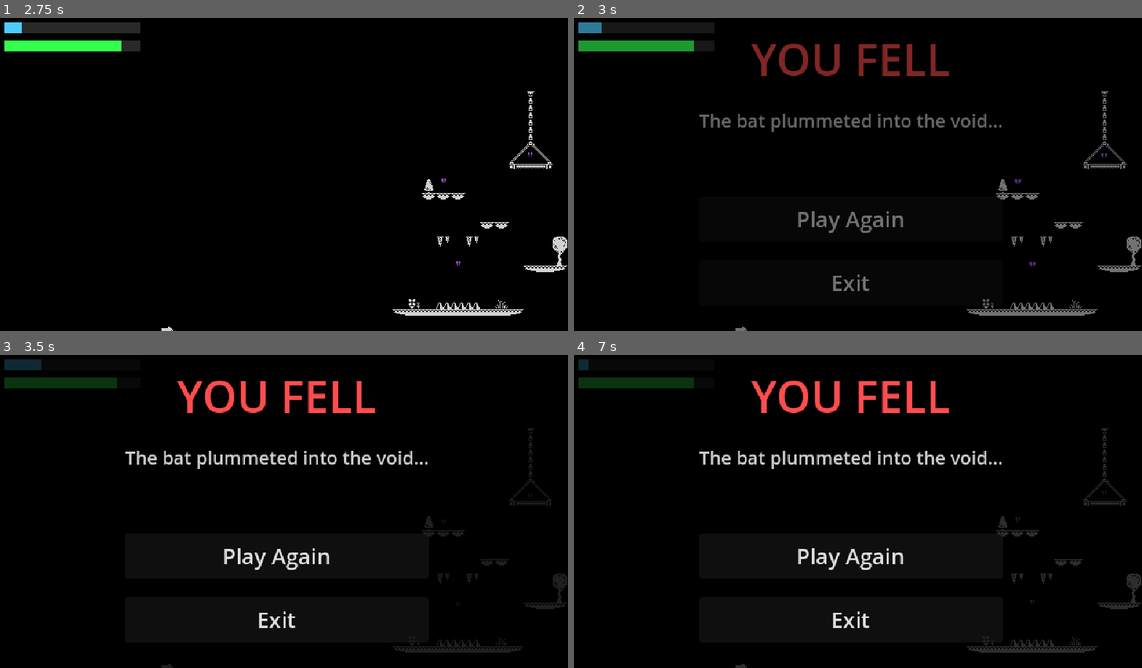
Above: before the commit, frames 1-4 (two rows, left to right).
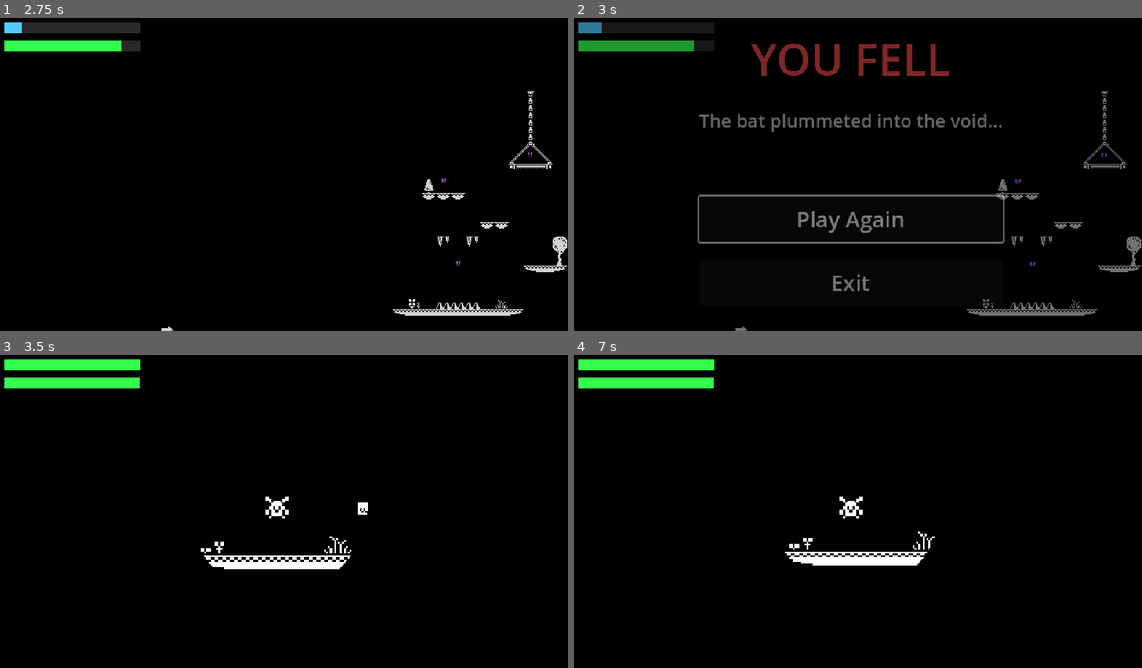
Above: after the commit, the same moments.

Repository: ColeoCofer/Game-Off-2025
Game: Godot game, scene res://Levels/level-1.tscn
Same seed, same stepped clock (60 frames per second), same inputs: the game is played once before the commit and once after it.
Inputs (mouse positions are in pixels of both pictures, inside the frame that each line leads up to):
- Up to frame 1 (2.75 s): tap Enter (ui_accept) at 0.5, 0.6, 1.55, 2 s; hold D (right) 0.53-2.03 s; tap Space (jump) at 0.77, 0.8, 1.07, 1.35, 1.52, 1.82, 2.3 s; hold A (left) from 2.03 s (still down); tap E (echolocate) at 2.1 s
- Up to frame 2 (3 s): release A (left) at 2.78 s; hold D (right) from 2.78 s (still down); tap Shift (run) at 2.85 s
- Up to frame 3 (3.5 s): keep holding D (right); tap Space (jump) at 3.02, 3.32 s; tap Enter (ui_accept) at 3.05 s
- Up to frame 4 (7 s): release D (right) at 3.5 s; click (852, 555) at 3.5 s, where only the run before the commit has a clickable "Play Again"; hold D (right) 4.28-5.03 s; tap Enter (ui_accept) at 4.35, 5.1, 5.75, 6.5, 6.8 s; tap Space (jump) at 4.52, 4.55, 4.82, 5.27, 5.57, 5.85, 6.77 s; hold A (left) 5.03-5.78 s; hold D (right) 5.78-6.53 s; hold A (left) from 6.53 s (still down); tap E (echolocate) at 6.6 s

Frame 1 is identical in both runs. In frame 2, 0.8% of the frame differs, in the area x 21-76%, y 56-73%; in frame 3, 6.7%, in the area x 0-100%, y 1-100%; in frame 4, 6.5%.

Commit message:
Controller support yeet

Diff:
--- a/game-off-2025/Entities/Player/EcholocationManager.gd
+++ b/game-off-2025/Entities/Player/EcholocationManager.gd
@@ -7,7 +7,7 @@
 @onready var echo_audio: AudioStreamPlayer = player.get_node("EchoAudioPlayer")
 
 # Vision settings
-@export var vision_radius: float = 75.0
+@export var vision_radius: float = 75.
 @export var vision_fade_distance: float = 40.0  # How gradually the vision fades (higher = more gradual)
 @export var darkness_intensity: float = 0.95
 
--- a/game-off-2025/UI/DeathMenu.gd
+++ b/game-off-2025/UI/DeathMenu.gd
@@ -8,18 +8,24 @@
 
 var title_label: Label
 var subtitle_label: Label
+var play_again_button: Button
+var exit_button: Button
+var current_button_index: int = 0
 
 func _ready():
 	# Start invisible
 	modulate.a = 0.0
 	visible = false
 
-	# Get references to labels
+	# Get references to labels and buttons
 	title_label = get_node("CenterContainer/VBoxContainer/TitleLabel")
 	subtitle_label = get_node("CenterContainer/VBoxContainer/SubtitleLabel")
+	play_again_button = get_node("CenterContainer/VBoxContainer/PlayAgainButton")
+	exit_button = get_node("CenterContainer/VBoxContainer/ExitButton")
 
 func show_menu(death_reason: String = "starvation"):
 	visible = true
+	current_button_index = 0
 
 	# Death texts lmao
 	match death_reason:
@@ -32,6 +38,9 @@
 		_:
 			title_label.text = "YOU DIED"
 			subtitle_label.text = "The bat has perished..."
+
+	# Set initial button focus
+	_update_button_focus()
 
 	# Fade in the menu
 	var tween = create_tween()
@@ -54,3 +63,35 @@
 	exit_pressed.emit()
 	# Quit the game
 	get_tree().quit()
+
+func _input(event):
+	# Only handle input when menu is visible
+	if not visible or modulate.a < 0.9:
+		return
+
+	# Navigate between buttons with up/down or W/S
+	if Input.is_action_just_pressed("ui_down") or Input.is_action_just_pressed("down"):
+		current_button_index = (current_button_index + 1) % 2
+		_update_button_focus()
+		get_viewport().set_input_as_handled()
+	elif Input.is_action_just_pressed("ui_up") or Input.is_action_just_pressed("up"):
+		current_button_index = (current_button_index - 1) % 2
+		_update_button_focus()
+		get_viewport().set_input_as_handled()
+
+	# Select button with space, enter, or controller A button
+	elif Input.is_action_just_pressed("ui_accept") or Input.is_action_just_pressed("jump"):
+		_activate_current_button()
+		get_viewport().set_input_as_handled()
+
+func _update_button_focus():
+	if current_button_index == 0:
+		play_again_button.grab_focus()
+	else:
+		exit_button.grab_focus()
+
+func _activate_current_button():
+	if current_button_index == 0:
+		_on_play_again_button_pressed()
+	else:
+		_on_exit_button_pressed()
--- a/game-off-2025/project.godot
+++ b/game-off-2025/project.godot
@@ -29,36 +29,70 @@
 left={
 "deadzone": 0.2,
 "events": [Object(InputEventKey,"resource_local_to_scene":false,"resource_name":"","device":-1,"window_id":0,"alt_press …(191 unchanged characters)…
+, Object(InputEventJoypadButton,"resource_local_to_scene":false,"resource_name":"","device":-1,"button_index":13,"pressure":0.0,"pressed":true,"script":null)
+, Object(InputEventJoypadMotion,"resource_local_to_scene":false,"resource_name":"","device":-1,"axis":0,"axis_value":-1.0,"script":null)
 ]
 }
 right={
 "deadzone": 0.2,
 "events": [Object(InputEventKey,"resource_local_to_scene":false,"resource_name":"","device":-1,"window_id":0,"alt_press …(192 unchanged characters)…
+, Object(InputEventJoypadButton,"resource_local_to_scene":false,"resource_name":"","device":-1,"button_index":14,"pressure":0.0,"pressed":true,"script":null)
+, Object(InputEventJoypadMotion,"resource_local_to_scene":false,"resource_name":"","device":-1,"axis":0,"axis_value":1.0,"script":null)
 ]
 }
 up={
 "deadzone": 0.2,
 "events": [Object(InputEventKey,"resource_local_to_scene":false,"resource_name":"","device":-1,"window_id":0,"alt_press …(192 unchanged characters)…
+, Object(InputEventJoypadButton,"resource_local_to_scene":false,"resource_name":"","device":-1,"button_index":11,"pressure":0.0,"pressed":true,"script":null)
+, Object(InputEventJoypadMotion,"resource_local_to_scene":false,"resource_name":"","device":-1,"axis":1,"axis_value":-1.0,"script":null)
 ]
 }
 down={
 "deadzone": 0.2,
 "events": [Object(InputEventKey,"resource_local_to_scene":false,"resource_name":"","device":-1,"window_id":0,"alt_press …(192 unchanged characters)…
+, Object(InputEventJoypadButton,"resource_local_to_scene":false,"resource_name":"","device":-1,"button_index":12,"pressure":0.0,"pressed":true,"script":null)
+, Object(InputEventJoypadMotion,"resource_local_to_scene":false,"resource_name":"","device":-1,"axis":1,"axis_value":1.0,"script":null)
 ]
 }
 jump={
 "deadzone": 0.2,
 "events": [Object(InputEventKey,"resource_local_to_scene":false,"resource_name":"","device":-1,"window_id":0,"alt_press …(191 unchanged characters)…
+, Object(InputEventJoypadButton,"resource_local_to_scene":false,"resource_name":"","device":-1,"button_index":0,"pressure":0.0,"pressed":true,"script":null)
 ]
 }
 run={
 "deadzone": 0.2,
 "events": [Object(InputEventKey,"resource_local_to_scene":false,"resource_name":"","device":-1,"window_id":0,"alt_press …(195 unchanged characters)…
+, Object(InputEventJoypadButton,"resource_local_to_scene":false,"resource_name":"","device":-1,"button_index":9,"pressure":0.0,"pressed":true,"script":null)
 ]
 }
 echolocate={
 "deadzone": 0.2,
 "events": [Object(InputEventKey,"resource_local_to_scene":false,"resource_name":"","device":-1,"window_id":0,"alt_press …(192 unchanged characters)…
+, Object(InputEventJoypadButton,"resource_local_to_scene":false,"resource_name":"","device":-1,"button_index":2,"pressure":0.0,"pressed":true,"script":null)
+, Object(InputEventJoypadButton,"resource_local_to_scene":false,"resource_name":"","device":-1,"button_index":7,"pressure":0.0,"pressed":true,"script":null)
+]
+}
+ui_accept={
+"deadzone": 0.5,
+"events": [Object(InputEventKey,"resource_local_to_scene":false,"resource_name":"","device":0,"window_id":0,"alt_pressed":false,"shift_pressed":false,"ctrl_pressed":false,"meta_pressed":false,"pressed":false,"keycode":4194309,"physical_keycode":0,"key_label":0,"unicode":0,"location":0,"echo":false,"script":null)
+, Object(InputEventKey,"resource_local_to_scene":false,"resource_name":"","device":0,"window_id":0,"alt_pressed":false,"shift_pressed":false,"ctrl_pressed":false,"meta_pressed":false,"pressed":false,"keycode":4194310,"physical_keycode":0,"key_label":0,"unicode":0,"location":0,"echo":false,"script":null)
+, Object(InputEventKey,"resource_local_to_scene":false,"resource_name":"","device":0,"window_id":0,"alt_pressed":false,"shift_pressed":false,"ctrl_pressed":false,"meta_pressed":false,"pressed":false,"keycode":32,"physical_keycode":0,"key_label":0,"unicode":32,"location":0,"echo":false,"script":null)
+, Object(InputEventJoypadButton,"resource_local_to_scene":false,"resource_name":"","device":-1,"button_index":0,"pressure":0.0,"pressed":true,"script":null)
+]
+}
+ui_up={
+"deadzone": 0.5,
+"events": [Object(InputEventKey,"resource_local_to_scene":false,"resource_name":"","device":0,"window_id":0,"alt_pressed":false,"shift_pressed":false,"ctrl_pressed":false,"meta_pressed":false,"pressed":false,"keycode":4194320,"physical_keycode":0,"key_label":0,"unicode":0,"location":0,"echo":false,"script":null)
+, Object(InputEventJoypadButton,"resource_local_to_scene":false,"resource_name":"","device":-1,"button_index":11,"pressure":0.0,"pressed":true,"script":null)
+, Object(InputEventJoypadMotion,"resource_local_to_scene":false,"resource_name":"","device":-1,"axis":1,"axis_value":-1.0,"script":null)
+]
+}
+ui_down={
+"deadzone": 0.5,
+"events": [Object(InputEventKey,"resource_local_to_scene":false,"resource_name":"","device":0,"window_id":0,"alt_pressed":false,"shift_pressed":false,"ctrl_pressed":false,"meta_pressed":false,"pressed":false,"keycode":4194322,"physical_keycode":0,"key_label":0,"unicode":0,"location":0,"echo":false,"script":null)
+, Object(InputEventJoypadButton,"resource_local_to_scene":false,"resource_name":"","device":-1,"button_index":12,"pressure":0.0,"pressed":true,"script":null)
+, Object(InputEventJoypadMotion,"resource_local_to_scene":false,"resource_name":"","device":-1,"axis":1,"axis_value":1.0,"script":null)
 ]
 }
 
